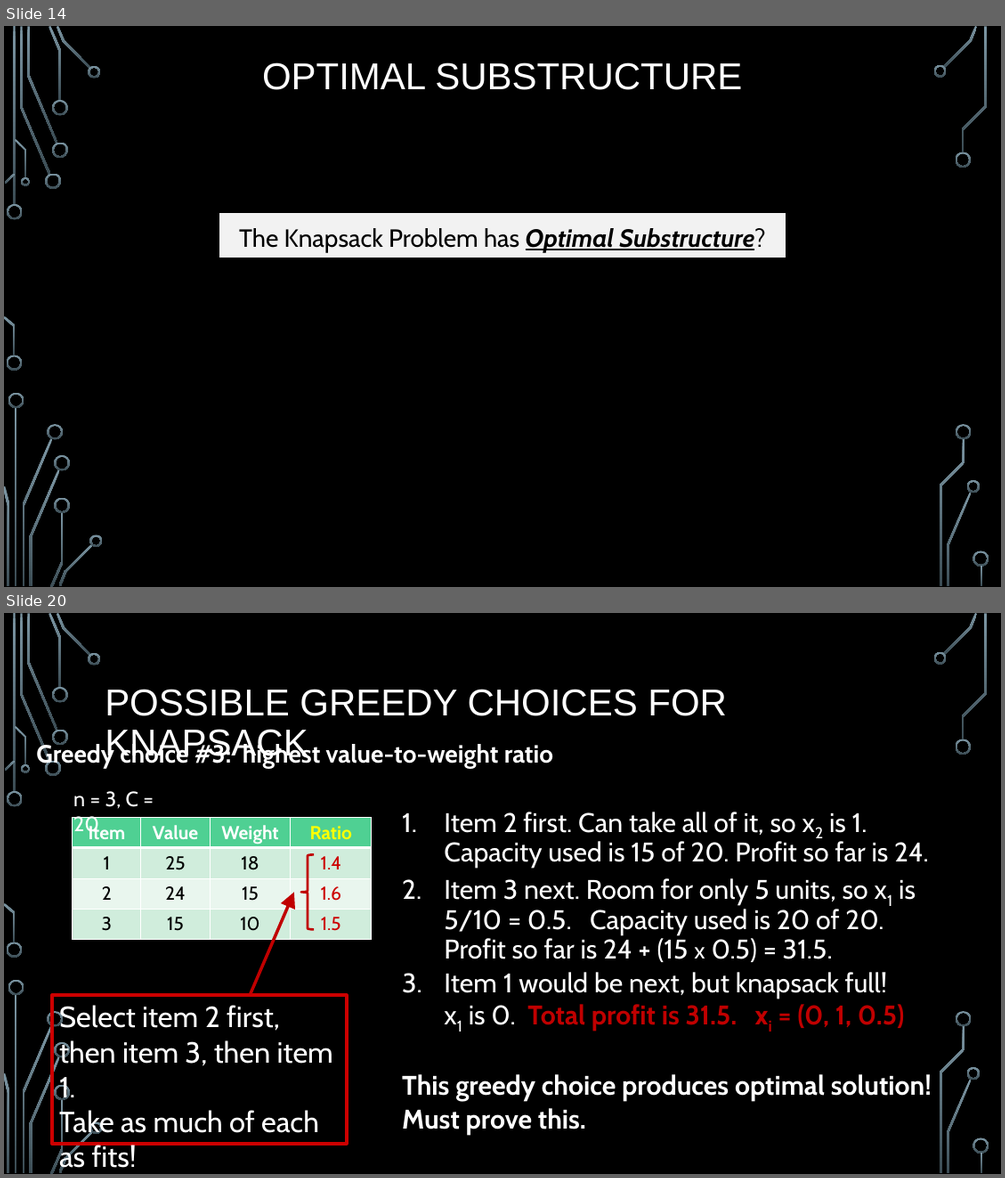
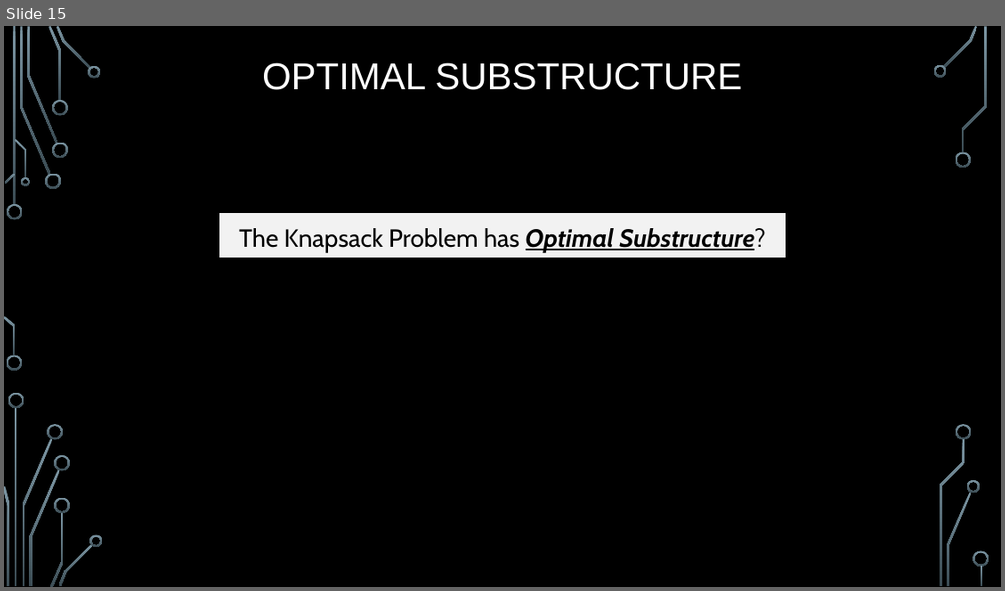
Before and after one commit to markfloryan/dsa2, a slide deck: slides/04-5-KnapsackGreedy.pptx. Shown one above the other, each under a label of ours: slides 14 and 20 before the commit, slide 15 after it; the slides between them are not shown. The pictures are 1005x1178 and 1005x591 pixels, drawn with LibreOffice and Linux fonts; fonts in the diff are those of the drawing; background and template pictures are left out. Boxes give left, top, right and bottom in pixels: in the first picture for what was removed or moved away, otherwise in the second. Text is boxed around its words. In the diff, an @@ line names an element or a change of style, - is before the commit and + after.

```diff
--- a/slides/04-5-KnapsackGreedy.pptx
+++ b/slides/04-5-KnapsackGreedy.pptx
@@ slide 20 removed at (4,613,1001,1174), background picture (left out); not listed: 36 template elements that a slide beside it also shows @@
@@ title removed at (105,689,727,763) @@
-POSSIBLE GREEDY CHOICES FOR KNAPSACK
@@ text removed at (36,741,553,768) @@
-Greedy choice #3: highest value-to-weight ratio
@@ text removed at (73,791,138,836) @@
-n = 3, C = 20
@@ table removed at (73,818,372,939), 4 rows, 4 columns @@
-Item | Value | Weight | Ratio
-1 | 25 | 18 | 1.4
-2 | 24 | 15 | 1.6
-3 | 15 | 10 | 1.5
@@ text removed at (402,811,931,1135) @@
-1. Item 2 first. Can take all of it, so x2 is 1.
-   Capacity used is 15 of 20. Profit so far is 24.
-2. Item 3 next. Room for only 5 units, so x1 is 5/10 = 0.5. Capacity used is 20 of 20.
-   Profit so far is 24 + (15 x 0.5) = 31.5.
-3. Item 1 would be next, but knapsack full!
-   x1 is 0. Total profit is 31.5. xi = (0, 1, 0.5)
-This greedy choice produces optimal solution!
-Must prove this.
@@ left brace removed at (301,854,314,929) @@
@@ arrow removed from (251, 994) to (294, 892) @@
@@ rectangle removed at (52,995,347,1144) @@
-Select item 2 first, then item 3, then item 1.
-Take as much of each as fits!
@@ what was slide 14 is now slide 15 @@
```
Also in this commit, not shown: 4 slides changed, 12 slides added, 7 other slides removed, 4 other files.
